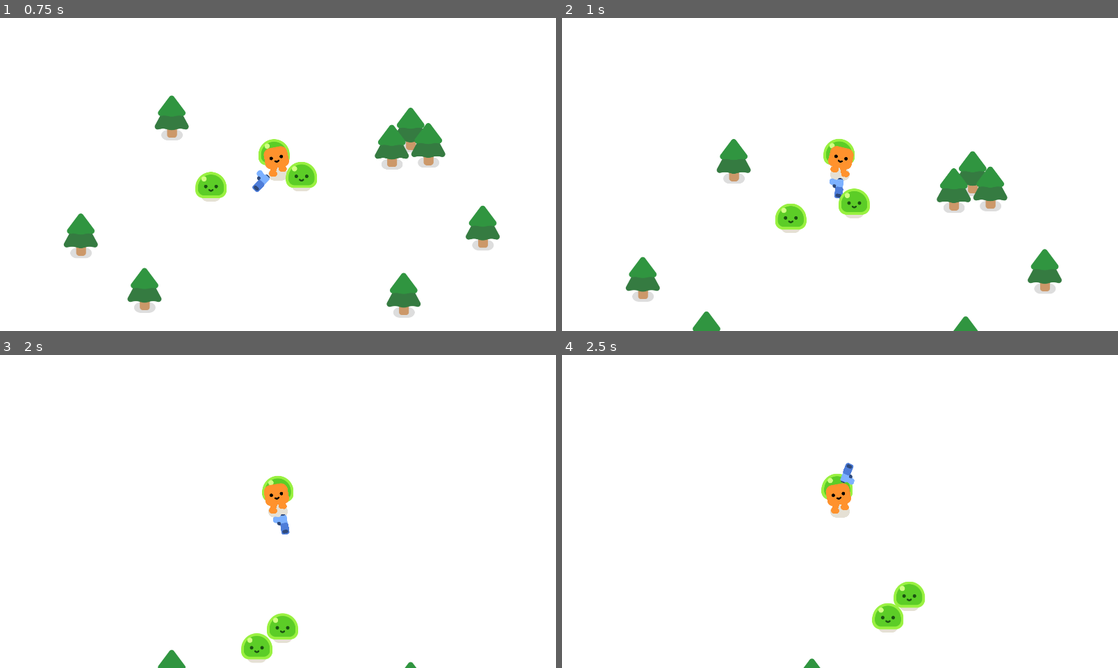
Above: before the commit, frames 1-4 (two rows, left to right).
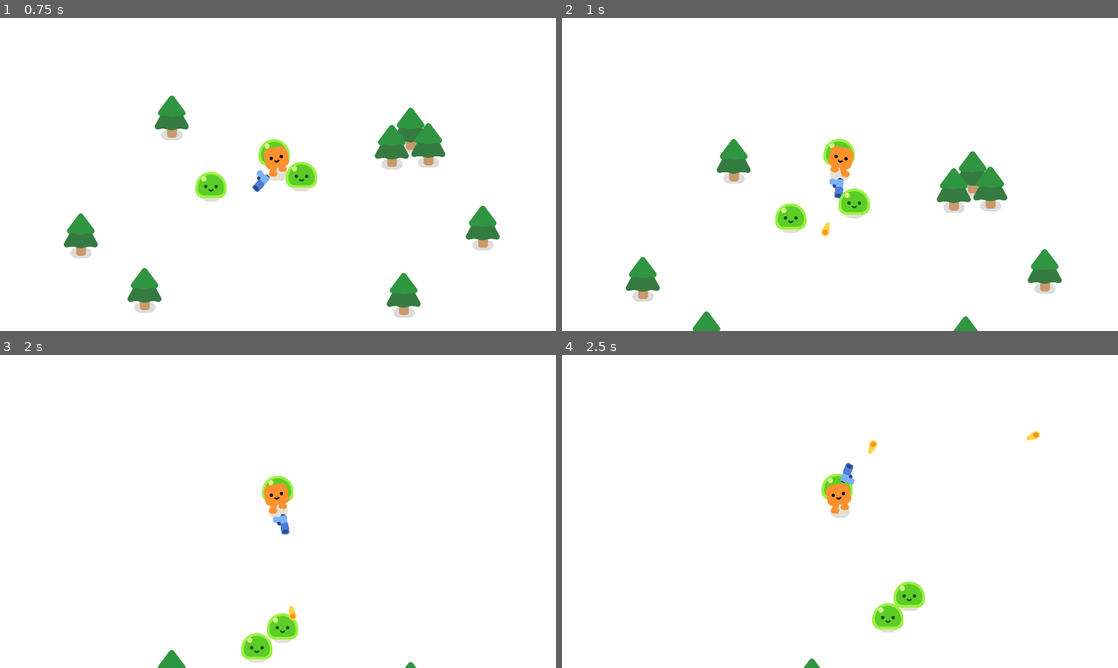
Above: after the commit, the same moments.

Repository: mvfranco94/2d-project-godot
Game: Godot game, scene res://survivors_game.tscn
Two runs of this game, one before a commit and one after it. Both use one fixed random seed, a clock stepped at 60 frames per second and the inputs below.
Inputs:
- Up to frame 1 (0.75 s): hold W (move_up) from 0.53 s (still down)
- Up to frame 2 (1 s): keep holding W (move_up)
- Up to frame 3 (2 s): keep holding W (move_up)
- Up to frame 4 (2.5 s): release W (move_up) at 2.03 s; hold A (move_left) from 2.03 s (still down)

Frame 1 is identical in both runs. In frame 2, less than 0.1% of the frame differs, in the area x 46-49%, y 65-70%; in frame 3, less than 0.1%; in frame 4, 0.1%, in the area x 55-86%, y 24-32%.

Commit message:
Add bullet scene
New bullet scene that is shooted time to time
in direction of a body that enter in the area
of the gun

Diff:
--- /dev/null
+++ b/bullet.gd
@@ -0,0 +1,20 @@
+extends Area2D
+
+var travelled_distance = 0
+
+func _physics_process(delta):
+	const SPEED = 1000
+	const RANGE = 1200
+	var direction = Vector2.RIGHT.rotated(rotation)
+	position += direction * SPEED * delta
+
+	travelled_distance += SPEED * delta
+
+	if travelled_distance > RANGE:
+		queue_free()
+
+
+func _on_body_entered(body):
+	queue_free()
+	if body.has_method("take_damage"):
+		body.take_damage()
--- /dev/null
+++ b/bullet.tscn
@@ -0,0 +1,23 @@
+[gd_scene load_steps=4 format=3 uid="uid://c04qt7bp6tk6j"]
+
+[ext_resource type="Script" path="res://bullet.gd" id="1_2mi6a"]
+[ext_resource type="Texture2D" uid="uid://dftkbqwsfd68r" path="res://pistol/projectile.png" id="1_fytu5"]
+
+[sub_resource type="CircleShape2D" id="CircleShape2D_qe6ro"]
+radius = 16.0312
+
+[node name="Bullet" type="Area2D"]
+top_level = true
+rotation = -0.00290682
+collision_layer = 0
+collision_mask = 3
+script = ExtResource("1_2mi6a")
+
+[node name="Projectile" type="Sprite2D" parent="."]
+position = Vector2(-11, -1)
+texture = ExtResource("1_fytu5")
+
+[node name="CollisionShape2D" type="CollisionShape2D" parent="."]
+shape = SubResource("CircleShape2D_qe6ro")
+
+[connection signal="body_entered" from="." to="." method="_on_body_entered"]
--- a/gun.gd
+++ b/gun.gd
@@ -7,3 +7,14 @@
 	if enemies_in_range.size() > 0:
 		var target_enemy = enemies_in_range.front()
 		look_at(target_enemy.global_position)
+
+func shoot():
+	const BULLET = preload("res://bullet.tscn")
+	var new_bullet = BULLET.instantiate()
+	new_bullet.global_position = %ShootingPoint.global_position
+	new_bullet.global_rotation = %ShootingPoint.global_rotation
+	%ShootingPoint.add_child(new_bullet)
+
+
+func _on_timer_timeout():
+	shoot()
--- a/gun.tscn
+++ b/gun.tscn
@@ -21,4 +21,11 @@
 texture = ExtResource("1_j4bci")
 
 [node name="ShootingPoint" type="Marker2D" parent="WeponPivot/Pistol"]
+unique_name_in_owner = true
 position = Vector2(25, -10)
+
+[node name="Timer" type="Timer" parent="."]
+wait_time = 0.3
+autostart = true
+
+[connection signal="timeout" from="Timer" to="." method="_on_timer_timeout"]
